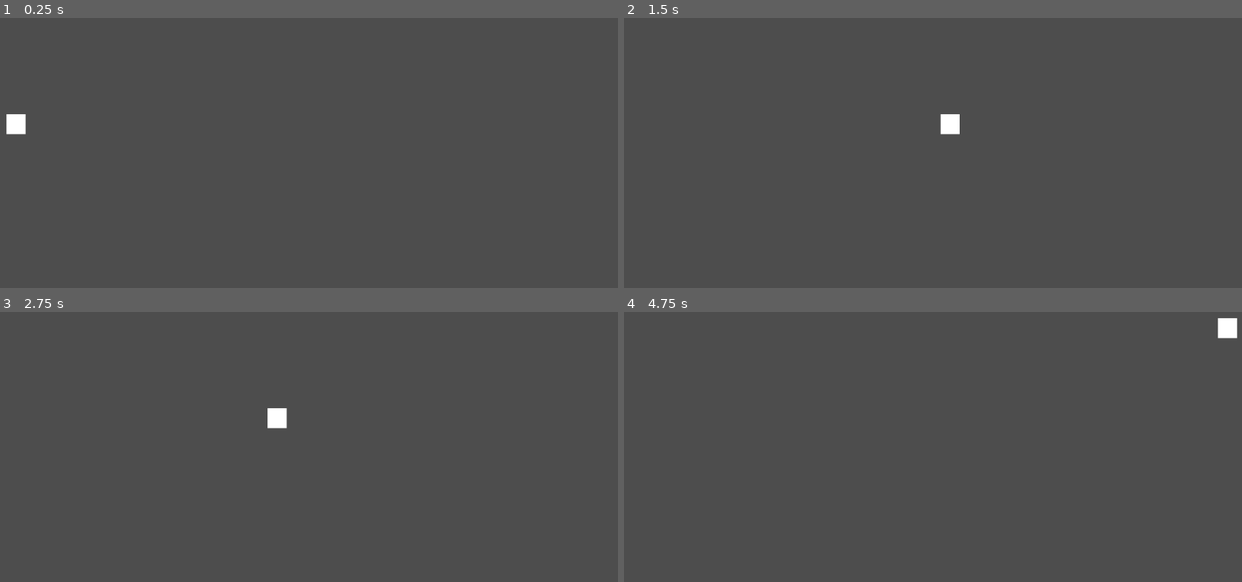
Above: before the commit, frames 1-4 (two rows, left to right).
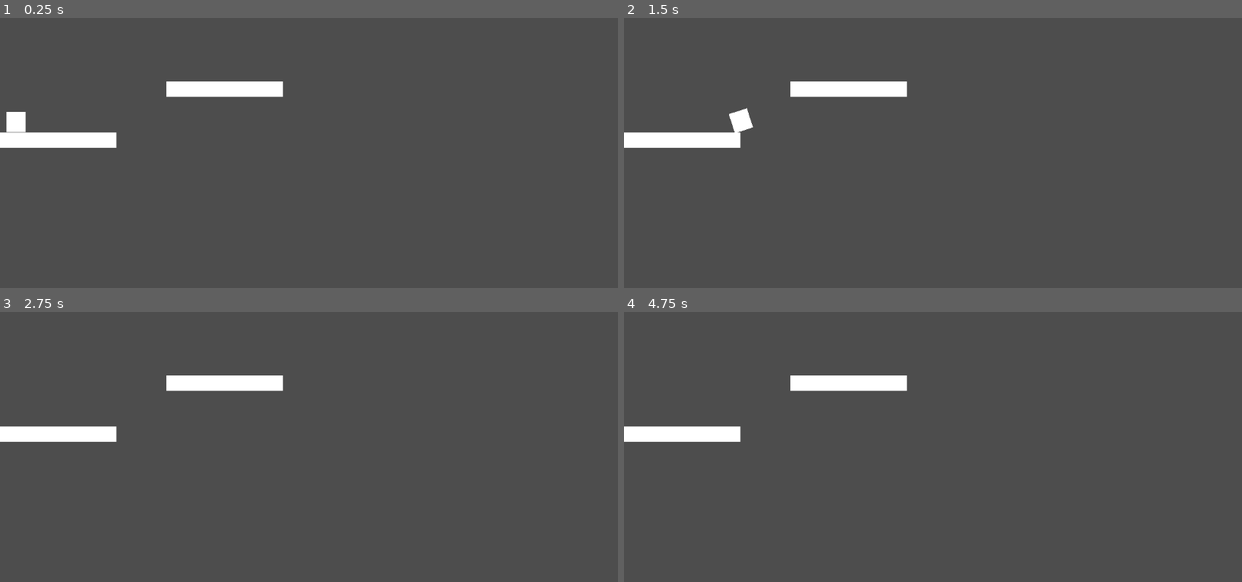
Above: after the commit, the same moments.

Repository: JuarezRollin/GameJam
Game: Godot game, scene res://scenes/level_1.tscn
Two runs of this game, one before a commit and one after it. Both use one fixed random seed, a clock stepped at 60 frames per second and the inputs below.
Inputs:
- Up to frame 1 (0.25 s): no input
- Up to frame 2 (1.5 s): tap Enter (ui_accept) at 0.5, 0.77 s; hold Right (ui_right) from 0.53 s (still down)
- Up to frame 3 (2.75 s): tap Enter (ui_accept) at 1.52 s; release Right (ui_right) at 2.03 s; hold Left (ui_left) from 2.03 s (still down)
- Up to frame 4 (4.75 s): release Left (ui_left) at 2.78 s; hold Right (ui_right) 2.78-4.28 s; tap Enter (ui_accept) at 3.02, 3.77, 4.25, 4.52 s; hold Left (ui_left) from 4.28 s (still down)

The runs differ from the first frame. In frame 1, 2.2% of the frame differs, in the area x 0-46%, y 23-49%; in frame 2, 2.7%, in the area x 0-55%, y 23-49%; in frame 3, 2.4%; in frame 4, 2.4%.

Commit message:
testing updates...

Diff:
--- a/scenes/level_1.tscn
+++ b/scenes/level_1.tscn
@@ -8,7 +8,10 @@
 
 [sub_resource type="CanvasTexture" id="CanvasTexture_x7vbr"]
 
-[sub_resource type="WorldBoundaryShape2D" id="WorldBoundaryShape2D_okhk4"]
+[sub_resource type="RectangleShape2D" id="RectangleShape2D_0gedc"]
+size = Vector2(107, 14)
+
+[sub_resource type="CanvasTexture" id="CanvasTexture_ilswq"]
 
 [node name="Level 1" type="Node2D"]
 
@@ -34,9 +37,26 @@
 position = Vector2(1, -10)
 zoom = Vector2(2, 2)
 
-[node name="StaticBody2D" type="StaticBody2D" parent="."]
-position = Vector2(-221, 0)
+[node name="Platform1" type="StaticBody2D" parent="."]
+position = Vector2(-221, 8)
 
-[node name="CollisionShape2D" type="CollisionShape2D" parent="StaticBody2D"]
-position = Vector2(1, 2)
-shape = SubResource("WorldBoundaryShape2D_okhk4")
+[node name="CollisionShape2D" type="CollisionShape2D" parent="Platform1"]
+position = Vector2(-12.5, -1)
+shape = SubResource("RectangleShape2D_0gedc")
+
+[node name="Sprite2D" type="Sprite2D" parent="Platform1"]
+position = Vector2(-12.5, -1)
+scale = Vector2(107, 14)
+texture = SubResource("CanvasTexture_ilswq")
+
+[node name="Platform2" type="StaticBody2D" parent="."]
+position = Vector2(-68, -39)
+
+[node name="CollisionShape2D" type="CollisionShape2D" parent="Platform2"]
+position = Vector2(-12.5, -1)
+shape = SubResource("RectangleShape2D_0gedc")
+
+[node name="Sprite2D" type="Sprite2D" parent="Platform2"]
+position = Vector2(-12.5, -1)
+scale = Vector2(107, 14)
+texture = SubResource("CanvasTexture_ilswq")
--- a/scripts/character_body_2d.gd
+++ b/scripts/character_body_2d.gd
@@ -1,9 +1,9 @@
 extends CharacterBody2D
 
 
-const SPEED = 300.0
+const SPEED = 100.0
 const JUMP_VELOCITY = -400.0
-
+var angular_speed = PI
 
 func _physics_process(delta: float) -> void:
 	# Add the gravity.
@@ -17,7 +17,10 @@
 	# Get the input direction and handle the movement/deceleration.
 	# As good practice, you should replace UI actions with custom gameplay actions.
 	var direction := Input.get_axis("ui_left", "ui_right")
+
+
 	if direction:
+		rotation += (angular_speed * delta) * 2
 		velocity.x = direction * SPEED
 	else:
 		velocity.x = move_toward(velocity.x, 0, SPEED)
Not shown: 1 places in scenes/level_1.tscn that only renumber resources
